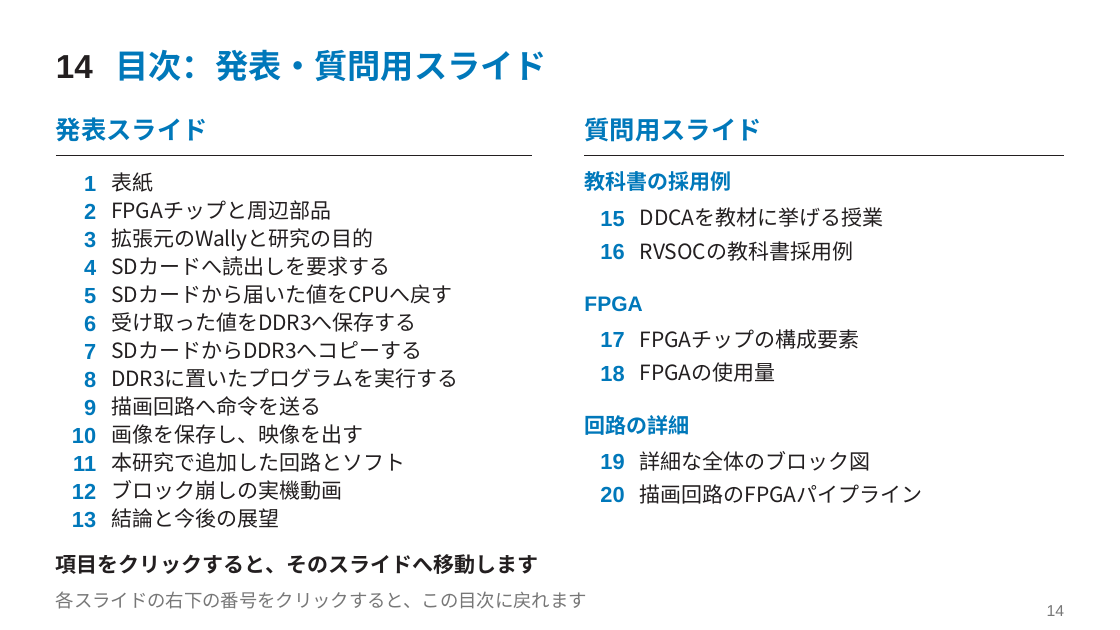
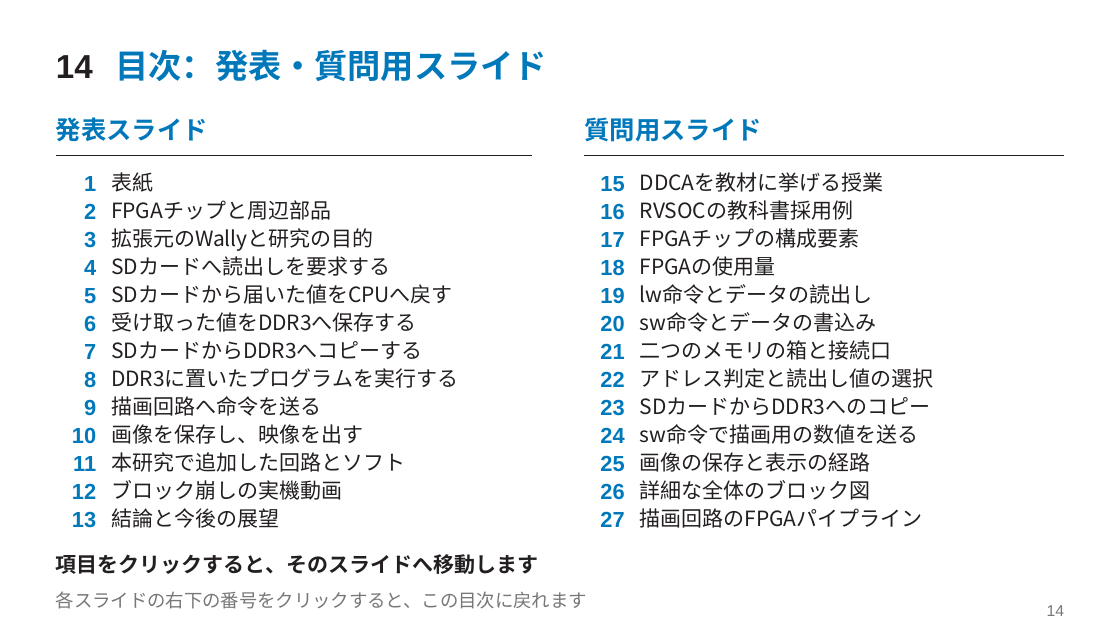
Before and after one commit to SoshiroFujimori/wally-game-console-research, a slide deck: slide 14 of docs/presentation/中間発表_主要事項.pptx. Drawn at 1120x630 pixels with LibreOffice and Linux fonts; fonts in the diff are those of the drawing. Boxes give left, top, right and bottom in pixels: in the first picture for what was removed or moved away, otherwise in the second. Text is boxed around its words. In the diff, an @@ line names an element or a change of style, - is before the commit and + after.

```diff
--- a/docs/presentation/中間発表_主要事項.pptx
+++ b/docs/presentation/中間発表_主要事項.pptx
@@ text removed at <box>584,171,731,191</box> @@
-教科書の採用例
@@ text "15": place and size @@
-text "15" at <box>600,211,624,227</box>
+text "15" at <box>600,176,624,192</box>
@@ text "DDCAを教材に挙げる授業": place and size @@
-text "DDCAを教材に挙げる授業" at <box>640,207,884,227</box>
+text "DDCAを教材に挙げる授業" at <box>640,172,884,192</box>
@@ text "16": place and size @@
-text "16" at <box>600,243,624,260</box>
+text "16" at <box>600,203,624,220</box>
@@ text "RVSOCの教科書採用例": place and size @@
-text "RVSOCの教科書採用例" at <box>640,241,854,261</box>
+text "RVSOCの教科書採用例" at <box>640,200,854,220</box>
@@ text "17": place and size @@
-text "17" at <box>600,332,624,347</box>
+text "17" at <box>600,232,624,247</box>
@@ text "FPGAチップの構成要素": place and size @@
-text "FPGAチップの構成要素" at <box>640,329,860,349</box>
+text "FPGAチップの構成要素" at <box>640,228,860,248</box>
@@ text "18": place and size @@
-text "18" at <box>600,365,624,382</box>
+text "18" at <box>600,259,624,276</box>
@@ text "FPGAの使用量": place and size @@
-text "FPGAの使用量" at <box>640,362,776,382</box>
+text "FPGAの使用量" at <box>640,256,776,276</box>
@@ text removed at <box>584,296,642,312</box> @@
-FPGA
@@ text "19": place and size @@
-text "19" at <box>600,453,624,470</box>
+text "19" at <box>600,287,624,304</box>
@@ text added at <box>640,284,873,304</box>, 18 pt, text #231F20 @@
+lw命令とデータの読出し
@@ text "20": place and size @@
-text "20" at <box>600,486,624,503</box>
+text "20" at <box>600,315,624,332</box>
@@ text added at <box>640,312,877,332</box>, 18 pt, text #231F20 @@
+sw命令とデータの書込み
@@ text added at <box>600,343,624,359</box>, 18.8 pt, text #0078BA, bold @@
+21
@@ text added at <box>640,340,892,360</box>, 18 pt, text #231F20 @@
+二つのメモリの箱と接続口
@@ text added at <box>600,371,624,387</box>, 18.8 pt, text #0078BA, bold @@
+22
@@ text added at <box>640,368,934,388</box>, 18 pt, text #231F20 @@
+アドレス判定と読出し値の選択
@@ text removed at <box>584,415,689,435</box> @@
-回路の詳細
@@ text added at <box>600,399,624,416</box>, 18.8 pt, text #0078BA, bold @@
+23
@@ text added at <box>640,397,931,415</box>, 18 pt, text #231F20 @@
+SDカードからDDR3へのコピー
@@ text added at <box>600,427,624,443</box>, 18.8 pt, text #0078BA, bold @@
+24
@@ text added at <box>640,424,919,444</box>, 18 pt, text #231F20 @@
+sw命令で描画用の数値を送る
@@ text added at <box>600,455,624,472</box>, 18.8 pt, text #0078BA, bold @@
+25
@@ text "詳細な全体のブロック図": place and size @@
-text "詳細な全体のブロック図" at <box>640,451,871,471</box>
+text "詳細な全体のブロック図" at <box>640,480,871,500</box>
@@ text added at <box>640,452,871,472</box>, 18 pt, text #231F20 @@
+画像の保存と表示の経路
@@ text added at <box>600,483,624,500</box>, 18.8 pt, text #0078BA, bold @@
+26
@@ text "描画回路のFPGAパイプライン": place and size @@
-text "描画回路のFPGAパイプライン" at <box>640,484,923,504</box>
+text "描画回路のFPGAパイプライン" at <box>640,508,923,528</box>
@@ text added at <box>600,511,624,527</box>, 18.8 pt, text #0078BA, bold @@
+27
```
Also in this commit, not shown: 15 other slides changed, 7 slides added, 35 other files.
